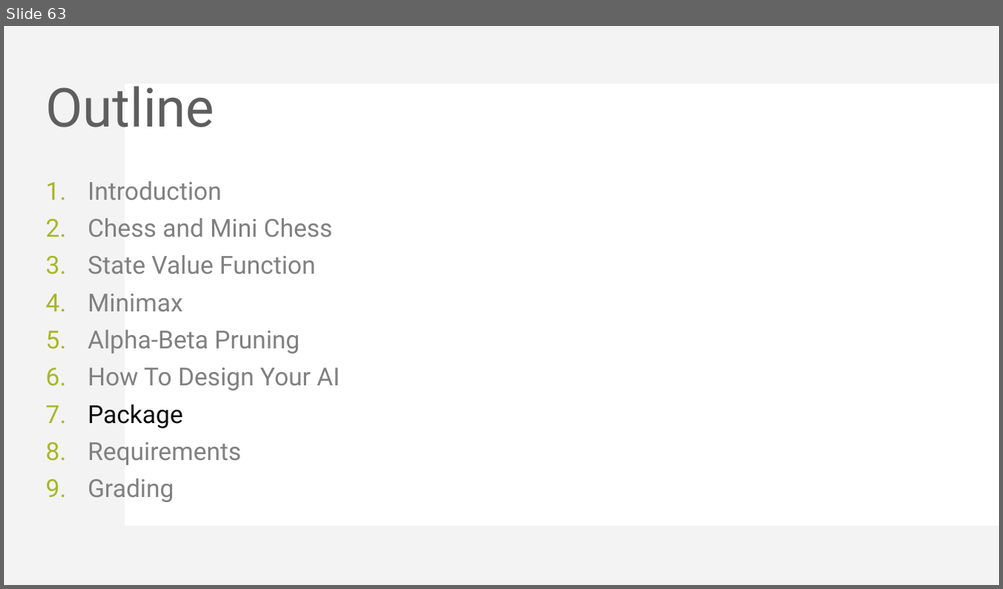
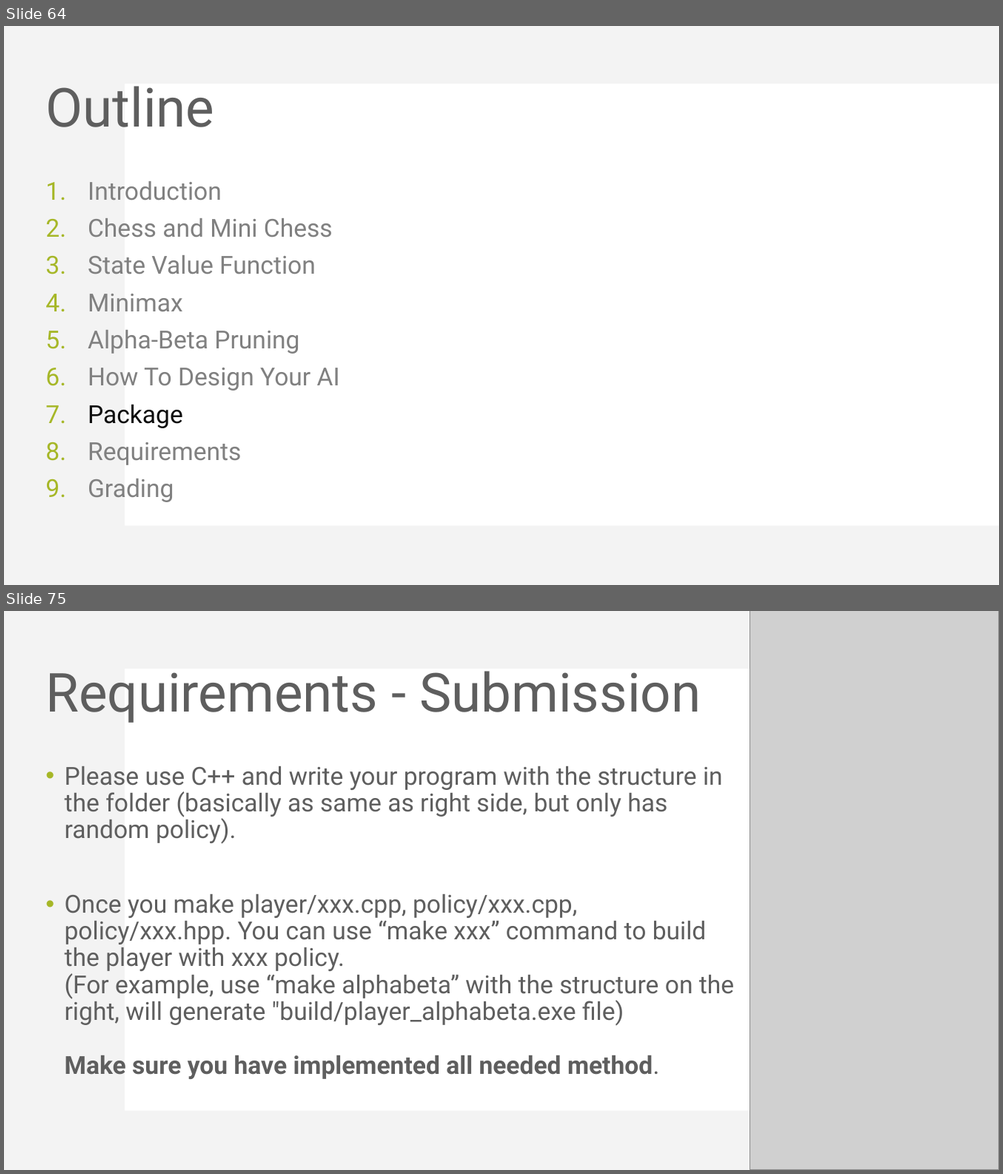
Before and after one commit to KohakuBlueleaf/MiniChess, a slide deck: document/Mini Project 3 introduction.pptx. Shown one above the other, each under a label of ours: slide 63 before the commit, slides 64 and 75 after it; the slides between them are not shown. The pictures are 1003x589 and 1003x1174 pixels, drawn with LibreOffice and Linux fonts; fonts in the diff are those of the drawing; grey boxes stand for pictures. Boxes give left, top, right and bottom in pixels: in the first picture for what was removed or moved away, otherwise in the second. Text is boxed around its words. In the diff, an @@ line names an element or a change of style, - is before the commit and + after.

```diff
--- a/document/Mini Project 3 introduction.pptx
+++ b/document/Mini Project 3 introduction.pptx
@@ slide 75 added at [4, 611, 999, 1170], background #FFFFFF; not listed: 2 template elements that a slide beside it also shows @@
@@ picture added at [750, 611, 999, 1170] @@
@@ title added at [45, 671, 700, 723], 52 pt, text #5E5E5E @@
+Requirements - Submission
@@ text added at [65, 766, 734, 1079], 24 pt, text #5E5E5E @@
+• Please use C++ and write your program with the structure in the folder (basically as same as right side, but only has random policy).
+• Once you make player/xxx.cpp, policy/xxx.cpp, policy/xxx.hpp. You can use “make xxx” command to build the player with xxx policy.
+  (For example, use “make alphabeta” with the structure on the right, will generate "build/player_alphabeta.exe file)
+  Make sure you have implemented all needed method.
@@ what was slide 63 is now slide 64 @@
```
Also in this commit, not shown: 1 slide changed, 17 other slides added, 1 other file.
